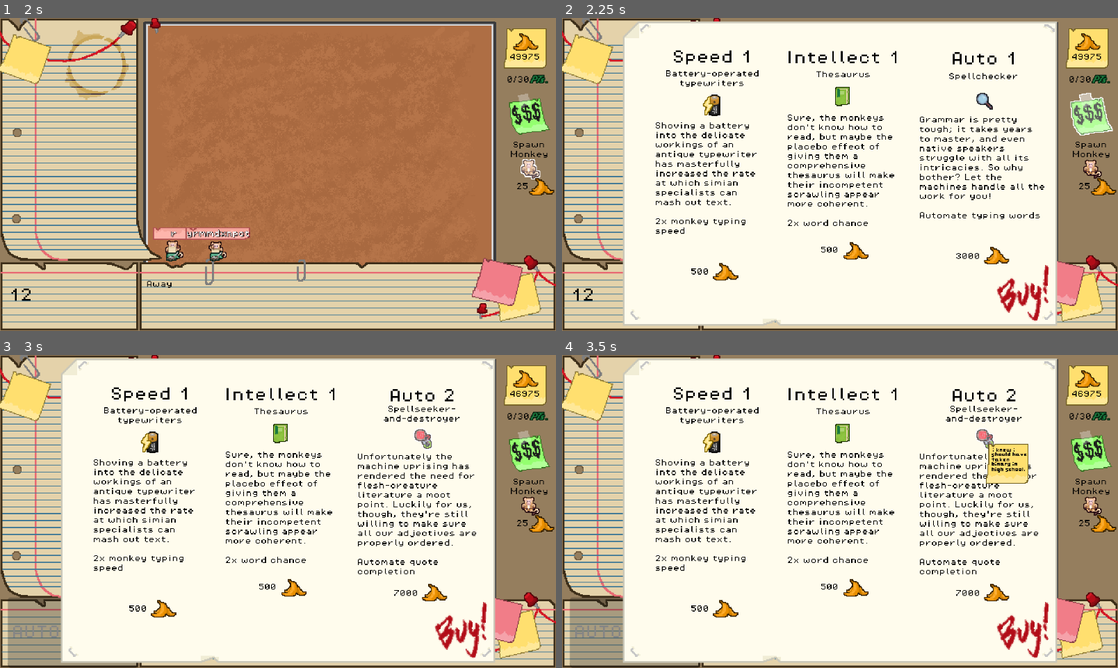
Above: before the commit, frames 1-4 (two rows, left to right).
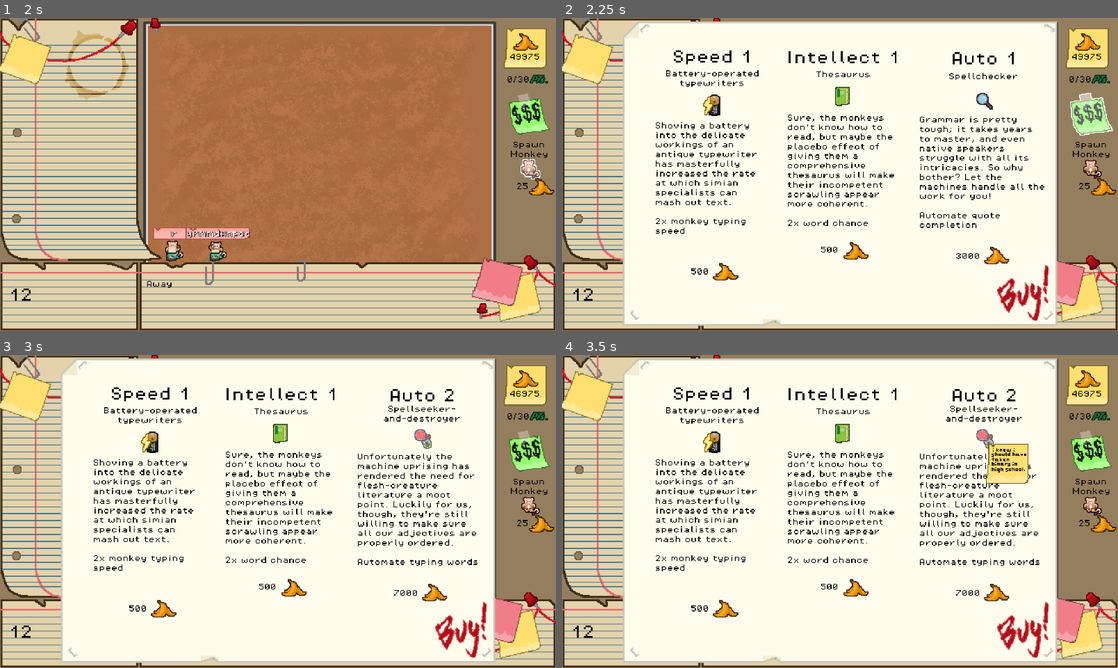
Above: after the commit, the same moments.

Repository: levienk/GMTK-Game-Jam-2024
Game: Godot game, scene res://game.tscn
Two runs of this game, one before a commit and one after it. Both use one fixed random seed, a clock stepped at 60 frames per second and the inputs below. Sound files missing from this copy of the repository are replaced by a short silence.
Inputs (mouse positions are in pixels of both pictures, inside the frame that each line leads up to):
- Up to frame 1 (2 s): click (72, 296) at 0.52 s; type "12" at 0.6 s; click "25" at 1.25 s
- Up to frame 2 (2.25 s): click (1090, 115) at 2 s
- Up to frame 3 (3 s): click "3000" at 2.75 s
- Up to frame 4 (3.5 s): no input

Frame 1 is identical in both runs. In frame 2, 0.2% of the frame differs, in the area x 64-86%, y 62-68%; in frame 3, 2.4%, in the area x 1-86%, y 65-100%; in frame 4, 2.4%.

Commit message:
Swap auto

Diff:
--- a/interface/shop_buttons/auto_move_button.gd
+++ b/interface/shop_buttons/auto_move_button.gd
@@ -16,12 +16,12 @@
 func _pressed() -> void:
 	if Bananas.subtract_score(price) and level == 1:
 		ka_ching.play()
-		SignalBus.auto_1_enabled.emit()
+		SignalBus.auto_2_enabled.emit()
 		level += 1
 		level_up()
 	elif Bananas.subtract_score(price) and level == 2:
 		ka_ching.play()
-		SignalBus.auto_2_enabled.emit()
+		SignalBus.auto_1_enabled.emit()
 		modulate.a = .5
 		disabled = true
 
@@ -32,7 +32,7 @@
 	price_label.text = str(price)
 	description_label.text = "Auto 2"
 	$ShortDescription.text = "Spellseeker-and-destroyer"
-	$LongDescription.text = "Unfortunately the machine uprising has rendered the need for flesh-creature literature a moot point. Luckily for us, though, they're still willing to make sure all our adjectives are properly ordered.\n\nAutomate quote completion"
+	$LongDescription.text = "Unfortunately the machine uprising has rendered the need for flesh-creature literature a moot point. Luckily for us, though, they're still willing to make sure all our adjectives are properly ordered.\n\nAutomate typing words"
 	$TextureRect2.texture = load("res://assets/art/sprites/tooltip6.png")
 
 func _on_mouse_entered() -> void:
--- a/interface/shop_buttons/auto_move_button.tscn
+++ b/interface/shop_buttons/auto_move_button.tscn
@@ -92,7 +92,7 @@
 theme_override_font_sizes/font_size = 8
 text = "Grammar is pretty tough; it takes years to master, and even native speakers struggle with all its intricacies. So why bother? Let the machines handle all the work for you!
 
-Automate typing words"
+Automate quote completion"
 autowrap_mode = 2
 
 [node name="Timer" type="Timer" parent="."]
